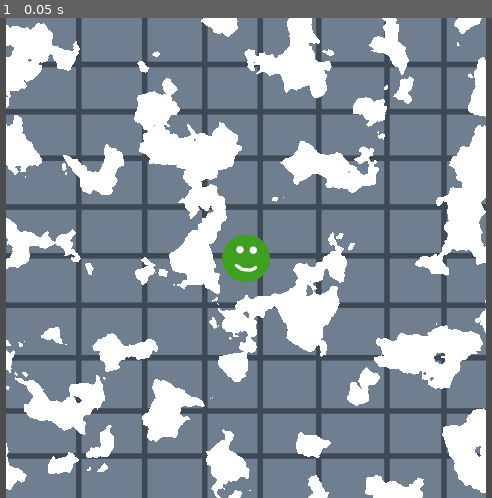
Above: before the commit, frame 1.
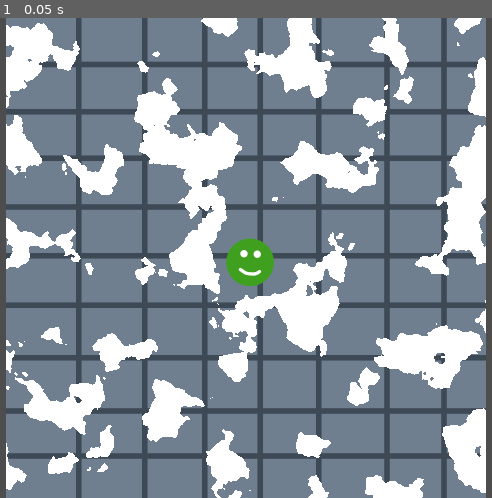
Above: after the commit, the same moment.

Repository: Cyberiada2025-2026/Lem-Jam
Game: Godot game, scene res://scenes/debug/map_test/map_test.tscn
Two runs of this game, one before a commit and one after it. Both use one fixed random seed, a clock stepped at 60 frames per second and the inputs below. The project has no main scene, so this scene is started directly.
Inputs:
- Up to frame 1 (0.05 s): no input

The runs differ from the first frame. In frame 1, 0.4% of the frame differs, in the area x 45-56%, y 45-56%.

Commit message:
FUCK YEAHHHHHHHHHHHHHHHHHHHHHHHHgit add .git add .git add .git add .git add .git add .git add .git add .git add .git add .

Diff:
--- a/scenes/debug/map_test/map_test.tscn
+++ b/scenes/debug/map_test/map_test.tscn
@@ -21,24 +21,28 @@
 [node name="MapTest" type="Node2D" unique_id=1670179635]
 
 [node name="Arena" type="Node2D" parent="." unique_id=1591346053]
-position = Vector2(320, 240)
+position = Vector2(80, 0)
 
 [node name="Character" type="Sprite2D" parent="Arena" unique_id=1405594243]
+position = Vector2(220, 220)
 texture = ExtResource("1_msuog")
+centered = false
 
 [node name="Background" type="Sprite2D" parent="Arena" unique_id=1375515530]
 z_index = -1
 texture = ExtResource("2_oealp")
+centered = false
 
 [node name="Noise" type="Sprite2D" parent="Arena" unique_id=2003703053]
 texture = SubResource("ViewportTexture_oealp")
+centered = false
 
 [node name="NoiseSubViewport" type="SubViewport" parent="Arena" unique_id=1679419172]
 disable_3d = true
 transparent_bg = true
 size = Vector2i(480, 480)
 
-[node name="Noise" type="Sprite2D" parent="Arena/NoiseSubViewport" unique_id=1691225463]
+[node name="NoiseTexture" type="Sprite2D" parent="Arena/NoiseSubViewport" unique_id=1691225463]
 z_index = 1
 material = SubResource("ShaderMaterial_36r5t")
 texture = SubResource("GradientTexture2D_36r5t")
--- a/shared/noise/noise.tres
+++ b/shared/noise/noise.tres
@@ -31,4 +31,4 @@
 nodes/fragment/6/position = Vector2(780, 200)
 nodes/fragment/7/node = SubResource("VisualShaderNodeFloatConstant_4qptk")
 nodes/fragment/7/position = Vector2(80, 340)
-nodes/fragment/connections = PackedInt32Array(2, 0, 4, 0, 4, 0, 6, 0, 6, 0, 0, 0, 7, 0, 4, 1, 6, 0, 0, 1)
+nodes/fragment/connections = PackedInt32Array(4, 0, 6, 0, 6, 0, 0, 0, 7, 0, 4, 1, 6, 0, 0, 1, 2, 0, 4, 0)
--- a/shared/pixel_collision/pixel_collision.gd
+++ b/shared/pixel_collision/pixel_collision.gd
@@ -4,12 +4,20 @@
 @export var noise: Sprite2D
 @export var character: Sprite2D
 
+func check_overlap() -> bool:
+	var size = character.get_rect().size
+	var img = noise.texture.get_image()
 
-# Called when the node enters the scene tree for the first time.
-func _ready() -> void:
-	pass # Replace with function body.
+	for y in size.y:
+		for x in size.x:
+			var pixel = img.get_pixelv(character.position + character.get_rect().position + Vector2(x, y))
+			if pixel == Color.WHITE && character.is_pixel_opaque(character.get_rect().position + Vector2(x, y)):
+				return true
 
+	return false
 
-# Called every frame. 'delta' is the elapsed time since the previous frame.
-func _process(delta: float) -> void:
-	pass
+func _physics_process(_delta: float) -> void:
+	if check_overlap():
+		print("Damage!")
+	else:
+		print("Safe!")
